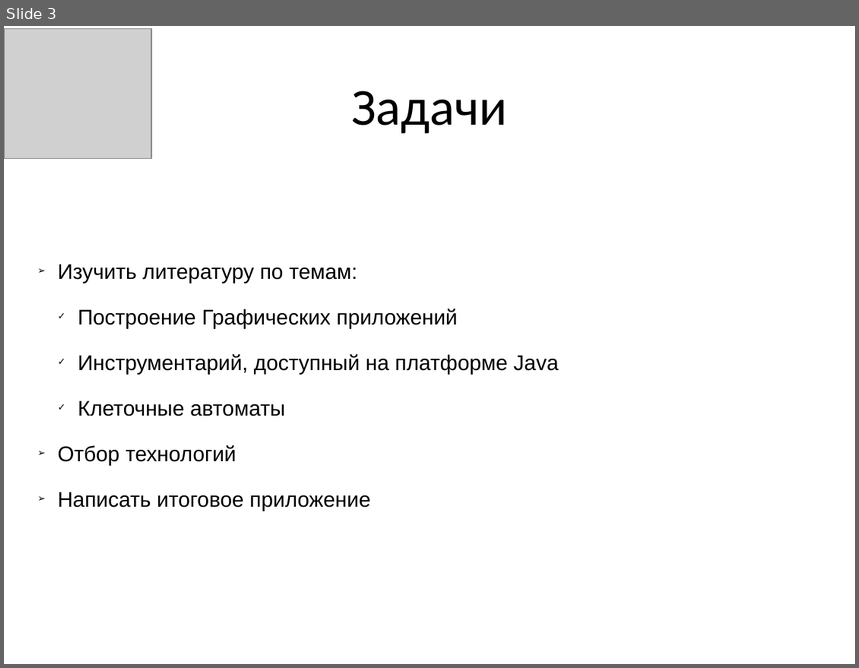
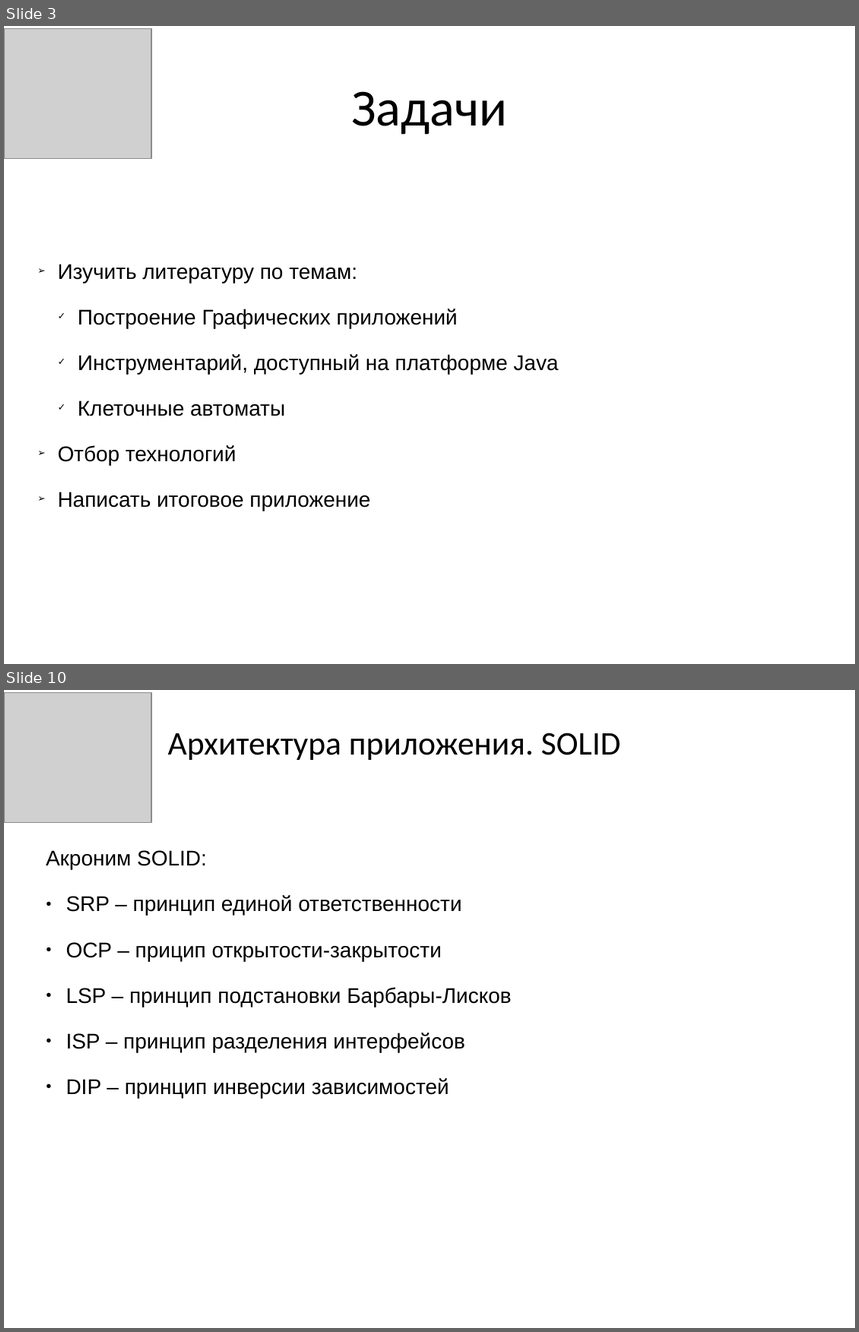
Before and after one commit to CymerR/GFX_1, a slide deck: Презентация.pptx. Shown one above the other, each under a label of ours: slide 3 before the commit, slides 3 and 10 after it; the slides between them are not shown. The pictures are 859x668 and 859x1332 pixels, drawn with LibreOffice and Linux fonts; fonts in the diff are those of the drawing; grey boxes stand for pictures. Boxes give left, top, right and bottom in pixels: in the first picture for what was removed or moved away, otherwise in the second. Text is boxed around its words. In the diff, an @@ line names an element or a change of style, - is before the commit and + after.

```diff
--- a/Презентация.pptx
+++ b/Презентация.pptx
@@ slide 10 added at (4,690,855,1328), background #FFFFFF @@
@@ picture added at (4,692,151,823) @@
@@ text added at (168,733,621,760), 28 pt, text #000000 @@
+Архитектура приложения. SOLID
@@ text added at (46,850,511,1098), 18 pt, text #000000 @@
+Акроним SOLID:
+● SRP – принцип единой ответственности
+● OCP – прицип открытости-закрытости
+● LSP – принцип подстановки Барбары-Лисков
+● ISP – принцип разделения интерфейсов
+● DIP – принцип инверсии зависимостей
```
Also in this commit, not shown: 2 slides changed, 24 other slides added, 2 slides removed, 2 other files.
